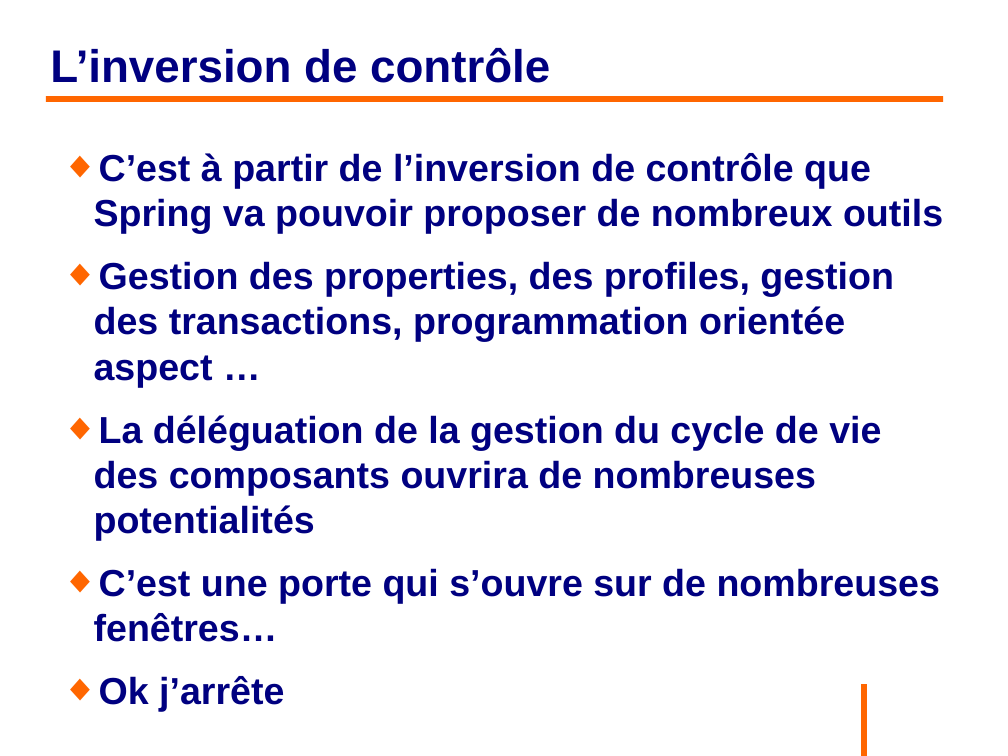
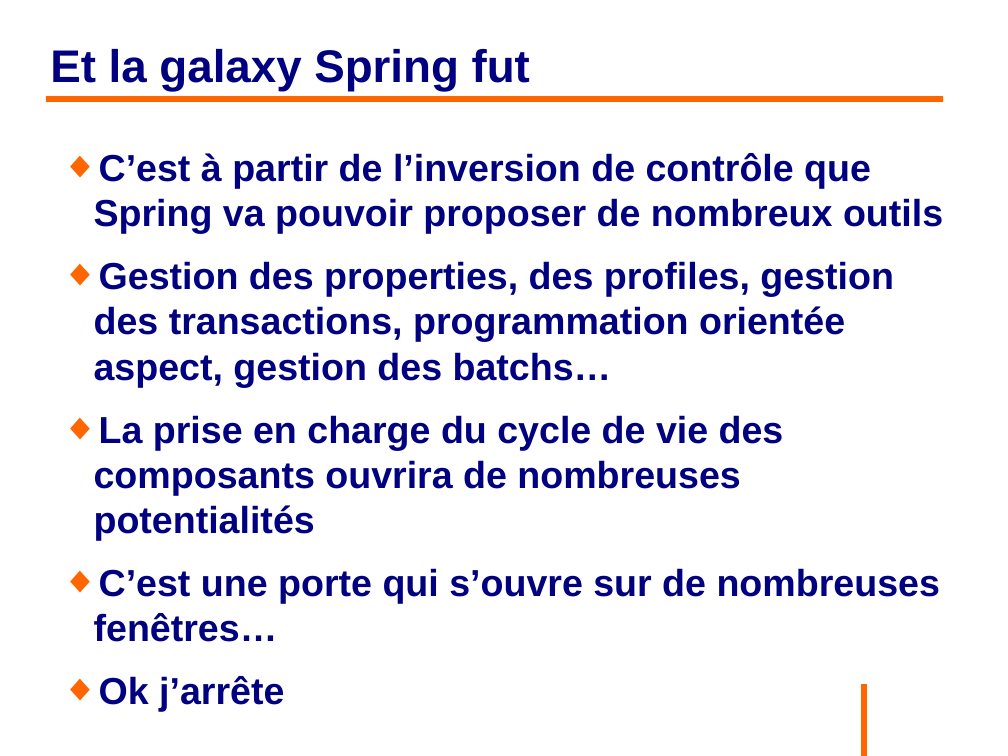
Before and after one commit to philphils/formation-spring, a slide deck: slide 35 of Documentation/diapo_formation_spring.odp (slide 33 before the commit). Drawn at 1008x756 pixels with LibreOffice and Linux fonts; fonts in the diff are those of the drawing; background and template pictures are left out. Boxes give left, top, right and bottom in pixels: in the first picture for what was removed or moved away, otherwise in the second. Text is boxed around its words. In the diff, an @@ line names an element or a change of style, - is before the commit and + after.

```diff
--- a/Documentation/diapo_formation_spring.odp
+++ b/Documentation/diapo_formation_spring.odp
@@ title at bbox=[50, 49, 530, 92]: text changed @@
-L’inversion de contrôle
+Et la galaxy Spring fut
@@ text at bbox=[94, 261, 894, 540]: text changed @@
-◆ Gestion des properties, des profiles, gestion des transactions, programmation orientée aspect …
-◆ La déléguation de la gestion du cycle de vie des composants ouvrira de nombreuses potentialités
+◆ Gestion des properties, des profiles, gestion des transactions, programmation orientée aspect, gestion des batchs…
+◆ La prise en charge du cycle de vie des composants ouvrira de nombreuses potentialités
```
Also in this commit, not shown: 2 other slides changed, 9 slides added, 2 slides removed.
